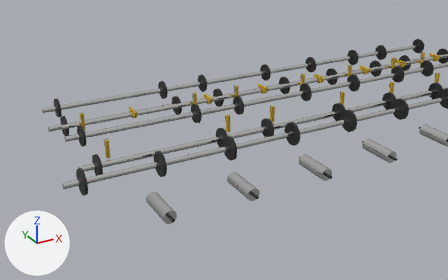
The glTF model game/assets/models/board_line/board_deck_parts.glb, before and after one commit.
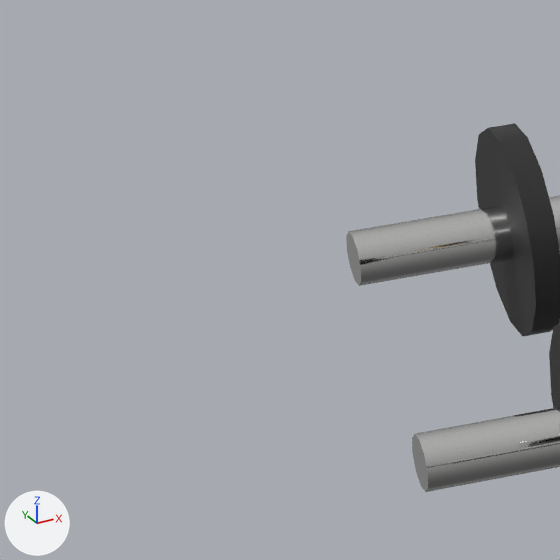
There are two pictures of each version: one whole from a 50 mm camera at (36.88, -20.15, 4.53) aimed at (39.6, -15.2, 2.06), one close up on the part from 2% to 14% of the width and 31% to 49% of the height. Lighting does not change. The marker at lower left points along +X, +Y and +Z. The last two pictures show the newer version. Where no turn or scale is listed for an object, it has been applied to the vertices. Vertices at exactly the same position are counted once.

The scene before the commit, as lines of its bpy script (objects in view):
```python
me_bd_lugmidbmesh = bpy.data.meshes.new('BD_LugMidBMesh')
me_bd_lugmidbmesh.from_pydata(...)  # 244 vertices, 452 faces; spans x -2.59..2.59, y -0.1..0.1, z -0.09..0.09
# faces by material slot: [416, 36]
me_bd_lugmidbmesh.materials.append(mat_hr_dark)  # dark grey #383838
me_bd_lugmidbmesh.materials.append(mat_hr_chrome)  # white #e5e5e3
me_bd_lugtailmesh = bpy.data.meshes.new('BD_LugTailMesh')
me_bd_lugtailmesh.from_pydata(...)  # 244 vertices, 452 faces; spans x -2.59..2.59, y -0.1..0.1, z -0.09..0.09
# faces by material slot: [416, 36]
me_bd_lugtailmesh.materials.append(mat_hr_dark)  # dark grey #383838
me_bd_lugtailmesh.materials.append(mat_hr_chrome)  # white #e5e5e3
ob_bd_lugmidbmesh = bpy.data.objects.new('BD_LugMidBMesh', me_bd_lugmidbmesh)
ob_bd_lugmidbmesh.location = (40.611, -14.6912, 2.3071)
ob_bd_lugtailmesh = bpy.data.objects.new('BD_LugTailMesh', me_bd_lugtailmesh)
ob_bd_lugtailmesh.location = (40.681, -14.1832, 2.3071)
```
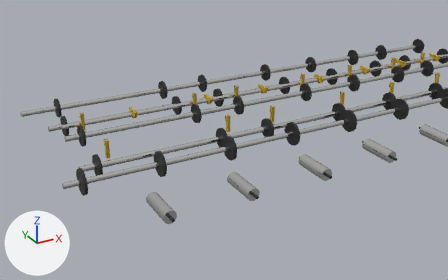
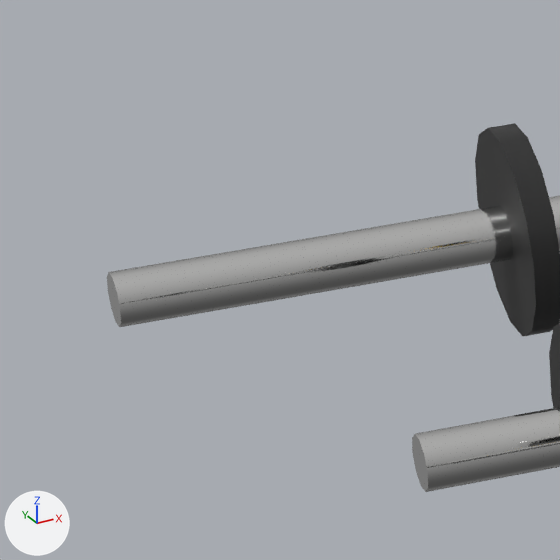
Where the newer file only moved an object's origin or applied its transform, the numbers keep the older frame.

What changed in the scene script:
```text
Change me_bd_lugtailmesh:
    used by ob_bd_lugtailmesh; location = (40.681, -14.1832, 2.3071)
    remove me_bd_lugtailmesh.from_pydata(...)  # 244 vertices, 452 faces; spans x -2.59..2.59, y -0.1..0.1, z -0.09..0.09
    add me_bd_lugtailmesh.from_pydata(...)  # 244 vertices, 452 faces; spans x -2.8..2.59, y -0.1..0.1, z -0.09..0.09
    me_bd_lugtailmesh part 1: all 10 vertices in x -2.59, y -0.03..0.03, z -0.02..0.02 are moved by (-0.21, 0.0, 0.0)
```

Location of each change, (x1, y1, x2, y2) in pixels of the close-ups (560 x 560 px; the box of a moved part takes in the faces that stretch with it):
'BD_LugTailMesh', reshaped
    before: (346, 123, 560, 336)
    after: (107, 123, 560, 336)
part 1 of me_bd_lugtailmesh, moved or reshaped
    before: (346, 231, 364, 286)
    after: (107, 231, 364, 327)
